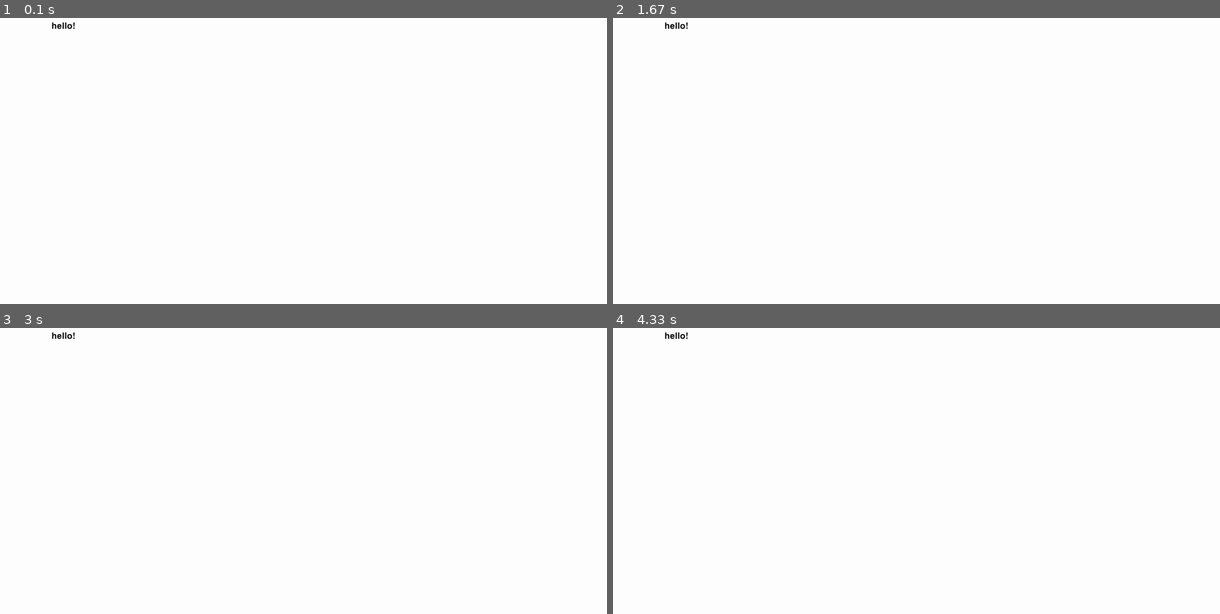
Above: before the commit, frames 1-4 (two rows, left to right).
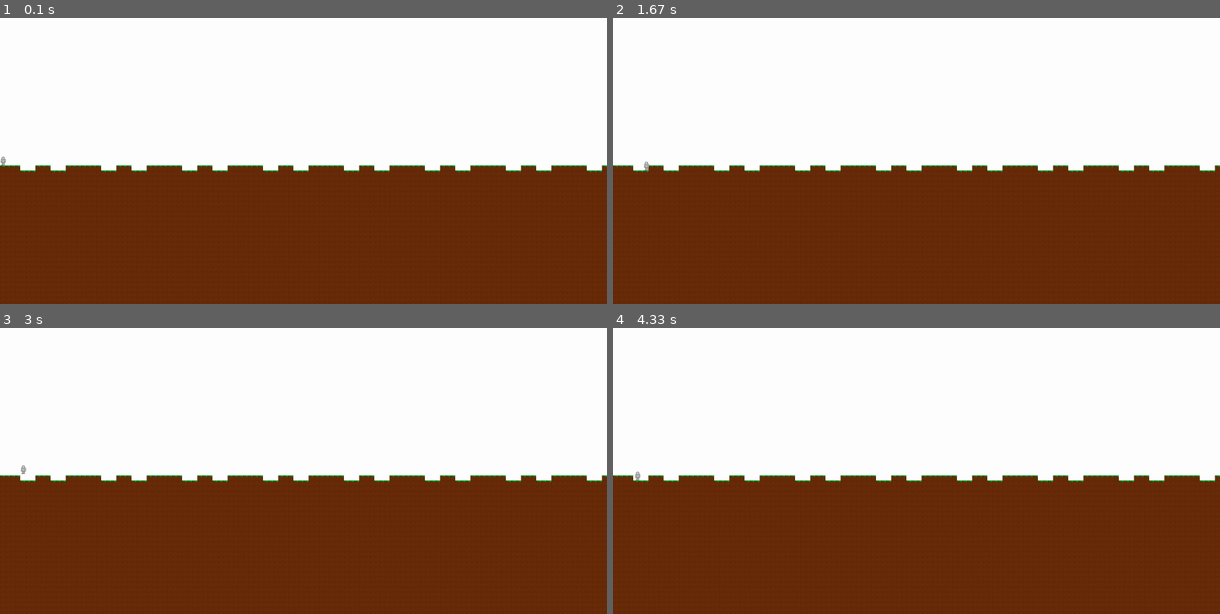
Above: after the commit, the same moments.

Repository: 48panda/pygame-al-game
Game: pygame game, started from main.py
The game is run twice, just before and just after one commit, with the same random seed, the same clock (stepped at 60 frames per second) and the same inputs.
Inputs:
- Up to frame 1 (0.1 s): no input
- Up to frame 2 (1.67 s): hold D 0.33-0.8 s; hold W 0.83-1.13 s; hold D 1.17-1.63 s
- Up to frame 3 (3 s): hold A 1.67-2.2 s; hold W from 2.67 s (still down)
- Up to frame 4 (4.33 s): release W at 3.03 s; hold D 3.07-3.7 s; hold A 3.73-4.2 s; hold D from 4.23 s (still down)

The runs differ from the first frame. In frame 1, 48% of the frame differs, in the area x 0-100%, y 1-100%; in frame 2, 48%; in frame 3, 48%; in frame 4, 48%.

Commit message:
Tiles and player

Diff:
--- /dev/null
+++ b/engine/__init__.py
@@ -0,0 +1,3 @@
+import engine.world
+import engine.tiles
+import engine.player
--- /dev/null
+++ b/engine/player.py
@@ -0,0 +1,35 @@
+import pygame
+import karas
+import math
+
+PLAYER = pygame.image.load("assets/player/template.png")
+
+class Player(karas.sprite.Sprite):
+  bottomLeftAligned = True
+  def init(self, world):
+
+    self.world = world
+    self.x = 0
+    self.y = 40
+    self.im = PLAYER
+    self.vx = 0
+    self.vy = 0
+
+  def onupdate(self):
+    self.y += self.vy
+    if self.world.level[int(self.y)][int(self.x)] == 0:
+      self.vy += 0.1
+    if self.world.level[int(self.y)][int(self.x)] != 0 and self.vy > 0:
+      self.vy = 0
+      self.y = int(self.y)
+    self.x += self.vx
+    if self.world.level[math.ceil(self.y)-1][int(self.x)+1] != 0 and self.vx > 0:
+      self.vx = 0
+      self.x = int(self.x)
+    if self.world.level[math.ceil(self.y)-1][math.ceil(self.x)-1] != 0 and self.vx < 0:
+      self.vx = 0
+      self.x = math.ceil(self.x)
+    self.vx *= 0.7
+    self.vy *= 0.7
+    self.x = min(len(self.world.level[0]) - 1, max(0, self.x))
+    self.pos = self.x * 16 - self.world.scrollx, self.y * 16 - self.world.scrolly
--- /dev/null
+++ b/engine/tiles.py
@@ -0,0 +1,4 @@
+import pygame
+DIRT = pygame.image.load("assets/tiles/dirt.png")
+GRASS = pygame.image.load("assets/tiles/dirt.png")
+GRASS.blit(pygame.image.load("assets/tiles/grass.png"), (0,0))
--- /dev/null
+++ b/engine/world.py
@@ -0,0 +1,37 @@
+import engine.tiles
+
+class World:
+  def __init__(self, game):
+    self.level = [[0] * 200] * 40 + [[1,1,1,1,0,0,0,1,1,1,0,0,0,1,1,1] * 16] + [[1] * 200] * 30
+    self.game = game
+    self.scrollx = 0
+    self.scrolly = 0
+
+  def render(self):
+    tile_x = self.scrollx//16
+    tile_y = self.scrolly//16
+    offset_x = -(self.scrollx%16)
+    offset_y = -(self.scrolly%16)
+    for x in range(121):
+      if x + tile_x < 0:
+        continue
+      if x + tile_x >= len(self.level[0]):
+        continue
+      for y in range(68):
+        tile = self.level[y + tile_y][x + tile_x]
+        if tile == 0:
+          continue
+        if tile == 1:
+          if y==0 or self.level[y-1 + tile_y][x + tile_x]:
+            todraw = engine.tiles.DIRT
+          else:
+            todraw = engine.tiles.GRASS
+        else:
+          continue
+        self.game.game.blit(todraw, (x*16+offset_x, y*16+offset_y))
+
+  def update(self, player):
+    self.scrollx = -960 + int(player.x * 16)
+    self.scrollx = max(0, self.scrollx)
+    self.scrollx = min(len(self.level[0]) * 16 - 1920, self.scrollx)
+    #self.scrolly = 0 - player.y
--- a/karas/sprite.py
+++ b/karas/sprite.py
@@ -5,6 +5,7 @@
   hover = False
   width = 50
   height = 50
+  bottomLeftAligned = False
   def __init__(self, *args, **kwargs):
     super().__init__()
     self.im = pygame.Surface([self.width, self.height])
@@ -14,7 +15,10 @@
   def update(self, *args, **kwargs):
     self.onupdate(*args, **kwargs)
     self.rect = self.im.get_rect()
-    self.rect.center = self.pos
+    if self.bottomLeftAligned:
+      self.rect.bottomleft = self.pos
+    else:
+      self.rect.center = self.pos
     if self.hover:
       if self.rect.collidepoint(pygame.mouse.get_pos()):
         self.image = self.hoverim
--- a/menu.py
+++ b/menu.py
@@ -1,16 +1,43 @@
 import pygame
 import karas
+import engine
 
 def run():
   game = karas.game.Game()
 
   #buttons = karas.sprite.Group(karas.sprite.Button)
-  buttons = karas.sprite.Group(karas.sprite.TransparentButton)
-  buttons.createNew("hello!", pos=(200, 200))
+  #buttons = karas.sprite.Group(karas.sprite.TransparentButton)
+  #buttons.createNew("hello!", pos=(200, 200))
+
+  world = engine.world.World(game)
+  x = 0
+
+  player = engine.player.Player(world)
+  players = pygame.sprite.Group()
+  players.add(player)
+
+  clock = pygame.time.Clock()
 
   while True:
-    buttons.update()
+    #buttons.update()
     game.game.fill((255,255,255))
-    buttons.draw(game.game)
+
+
+
+    world.update(player)
+    players.update()
+
+    world.render()
+    players.draw(game.game)
+
+    pressed = pygame.key.get_pressed()
+    if pressed[pygame.K_a]:
+      player.vx -= 0.1
+    if pressed[pygame.K_d]:
+      player.vx += 0.1
+    if pressed[pygame.K_w] and player.vy == 0:
+      player.vy -= 0.8
+    #buttons.draw(game.game)
     game.events()
     game.render()
+    clock.tick(30)
Binary file added: assets/player/template.png
Binary file added: assets/tiles/dirt.png
Binary file added: assets/tiles/grass.png
